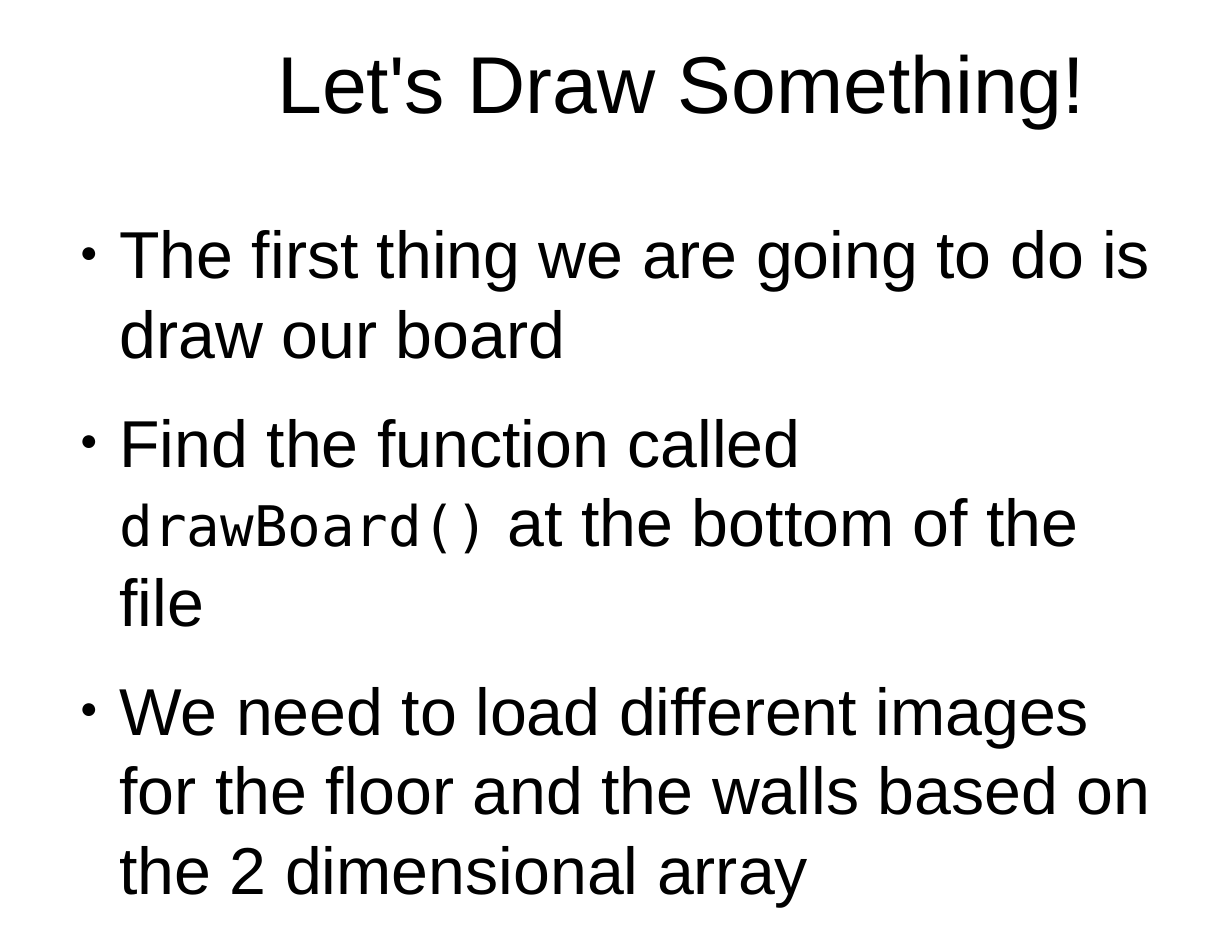
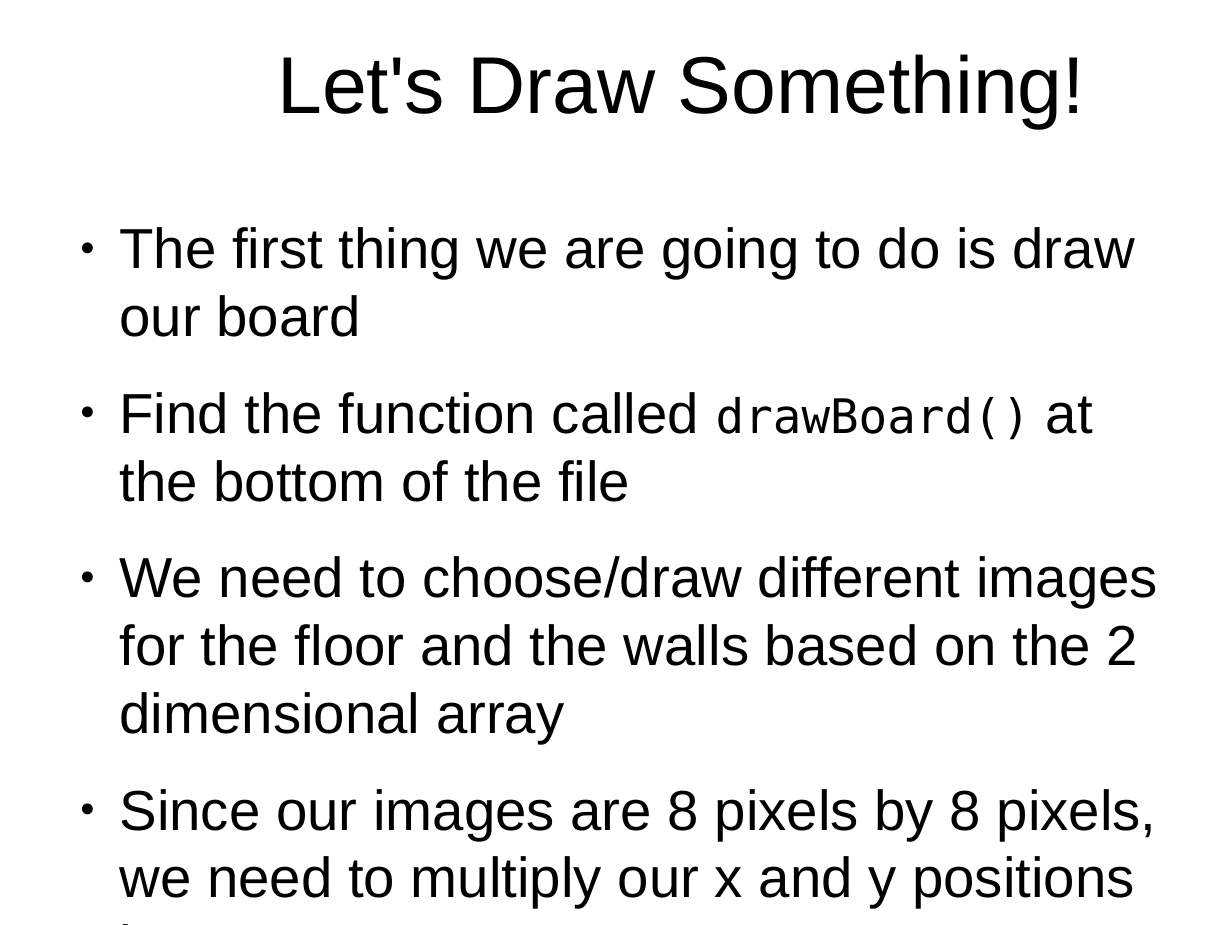
Before and after one commit to originalgrego/Slithers, a slide deck: slide 10 of Slithers - Explorathon 2018.odp. Drawn at 1232x925 pixels with LibreOffice and Linux fonts; fonts in the diff are those of the drawing; background and template pictures are left out. Boxes give left, top, right and bottom in pixels: in the first picture for what was removed or moved away, otherwise in the second. Text is boxed around its words. In the diff, an @@ line names an element or a change of style, - is before the commit and + after.

Commit message:
Updating the draw code to always use the drawImage function when possible. Also update the starter project and slideshow to make code copying a little easier. More updates to the presentation to make it more clear

```diff
--- a/Slithers - Explorathon 2018.odp
+++ b/Slithers - Explorathon 2018.odp
@@ text at [119, 227, 1134, 502]: size 42.7 to 36.3 pt in "The first thing we are going to ...", "Find the function called at the bottom ..."; size 36 to 30.6 pt in "drawBoard()" @@
@@ text at [119, 556, 1158, 908]: text changed; size 42.7 to 36.3 pt @@
-● We need to load different images for the floor and the walls based on the 2 dimensional array
+● We need to choose/draw different images for the floor and the walls based on the 2 dimensional array
+● Since our images are 8 pixels by 8 pixels, we need to multiply our x and y positions by 8
```
Also in this commit, not shown: 13 other slides changed, 2 other files.
